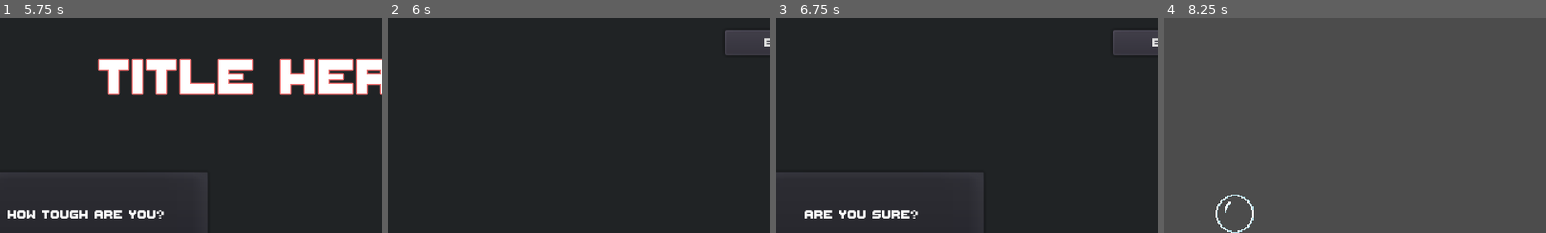
Above: before the commit, frames 1-4 (left to right).
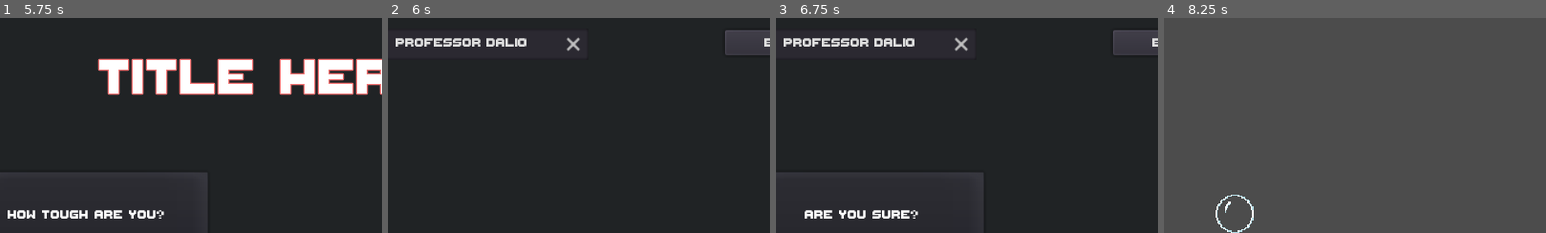
Above: after the commit, the same moments.

Repository: Jonahbui/foxtrot
Game: Godot game, scene res://Scenes/SplashScreen/splash_screen.tscn
The game is run twice, just before and just after one commit, with the same random seed, the same clock (stepped at 60 frames per second) and the same inputs.
Inputs:
- Up to frame 1 (5.75 s): tap Enter at 0.5, 2, 3.5 s; hold D (move_right) 0.53-2.03 s; tap W (jump) at 0.77, 1.52, 3.02, 3.77 s; tap Space at 1.25, 2.75 s; hold A (move_left) 2.03-2.78 s; hold D (move_right) 2.78-4.25 s; click "New Game" at 4.25 s; click "New Game" at 5 s
- Up to frame 2 (6 s): click "Hardcore" at 5.75 s
- Up to frame 3 (6.75 s): click "Start" at 6.5 s
- Up to frame 4 (8.25 s): click "Start" at 7.25 s; click "Confirm" at 8 s
The pictures show only the part of the screen within x 38-88%, y 0-50%; the shares and areas given below are measured in that part.

Frame 1 is identical in both runs. In frame 2, 1.1% of the frame differs, in the area x 2-51%, y 8-16%; in frame 3, 1.1%; in frame 4, nothing differs.

Commit message:
Added name customization to character creation. Began work on saving player data.

Diff:
--- a/foxtrot/Instances/Player/player.gd
+++ b/foxtrot/Instances/Player/player.gd
@@ -3,6 +3,7 @@
 extends KinematicBody2D
 
 # VARIABLES---------------------------------
+var charname : String = ""
 var health : int = 100
 var money  : int = 0
 var damageMultiplier = 1.0
--- a/foxtrot/Scenes/CharacterCreation/CharacterCreation.tscn
+++ b/foxtrot/Scenes/CharacterCreation/CharacterCreation.tscn
@@ -107,6 +107,25 @@
 "_edit_use_anchors_": false
 }
 
+[node name="NameInput" type="LineEdit" parent="UI"]
+anchor_left = 0.5
+anchor_top = 0.023
+anchor_right = 0.5
+anchor_bottom = 0.023
+margin_left = -93.0
+margin_top = 0.249723
+margin_right = 93.0
+margin_bottom = 25.2497
+custom_fonts/font = ExtResource( 4 )
+text = "Professor Dalio"
+align = 1
+max_length = 24
+context_menu_enabled = false
+clear_button_enabled = true
+__meta__ = {
+"_edit_use_anchors_": false
+}
+
 [connection signal="pressed" from="UI/StartButton" to="." method="_on_StartButton_pressed"]
 [connection signal="pressed" from="UI/BackButton" to="." method="_on_BackButton_pressed"]
 [connection signal="pressed" from="UI/PopupMenu/HBoxContainer/ConfirmButton" to="." method="_on_ConfirmButton_pressed"]
--- a/foxtrot/Scenes/CharacterCreation/character_creation.gd
+++ b/foxtrot/Scenes/CharacterCreation/character_creation.gd
@@ -4,7 +4,9 @@
   $UI/PopupMenu.popup()
 
 func _on_ConfirmButton_pressed():
-  get_tree().change_scene("res://Scenes/Gameplay/Base.tscn")
+  if $UI/NameInput.text.length() > 0:
+    Save.save[Globals.PLAYER_NAME] = $UI/NameInput.text
+    get_tree().change_scene("res://Scenes/Gameplay/Base.tscn")
 
 func _on_CancelButton_pressed():
   $UI/PopupMenu.hide()
--- a/foxtrot/Scripts/globals.gd
+++ b/foxtrot/Scripts/globals.gd
@@ -8,6 +8,11 @@
 const VOLUME_MUSIC_TOGGLE  = "musicVolumeToggle"
 const VOLUME_SFX_TOGGLE  = "sfxVolumeToggle"
 
+# Define save constants
+const PLAYER_NAME   = "playerName"
+const PLAYER_HEALTH = "playerHealth"
+const PLAYER_MONEY  = "playerMoney"
+
 const GRAPHICS_FULLSCREEN = 'fullscreen'
 
 # Gameplay vars
--- a/foxtrot/Scripts/save.gd
+++ b/foxtrot/Scripts/save.gd
@@ -14,7 +14,8 @@
   # Create a config dictionary so that the data can be filled in.
   config = create_config(true)
   load_config()
-  print(config)
+
+  save = create_save_file(null)
 
 func _exit_tree():
   # Write an autosave on game exit
@@ -62,3 +63,26 @@
 
 func reset_config():
   config = create_config(true)
+
+# Use player null to create default player save dictionary
+func create_save_file(player=null):
+  var file = {
+    Globals.PLAYER_NAME   : player.charname if player != null else "",
+    Globals.PLAYER_HEALTH : player.health if player != null else 0,
+    Globals.PLAYER_MONEY  : player.money if player != null else 0
+   }
+  return file
+
+func save_file(player=null):
+  var file = File.new()
+  file.open("user://%s.save" % [player.charname], File.WRITE)
+
+  # Write the data to the file
+  var data = create_save_file(player)
+
+  # Create an empty save file with just
+  if(data != null): file.store_line(to_json(data))
+  file.close()
+
+func load_file():
+  pass
